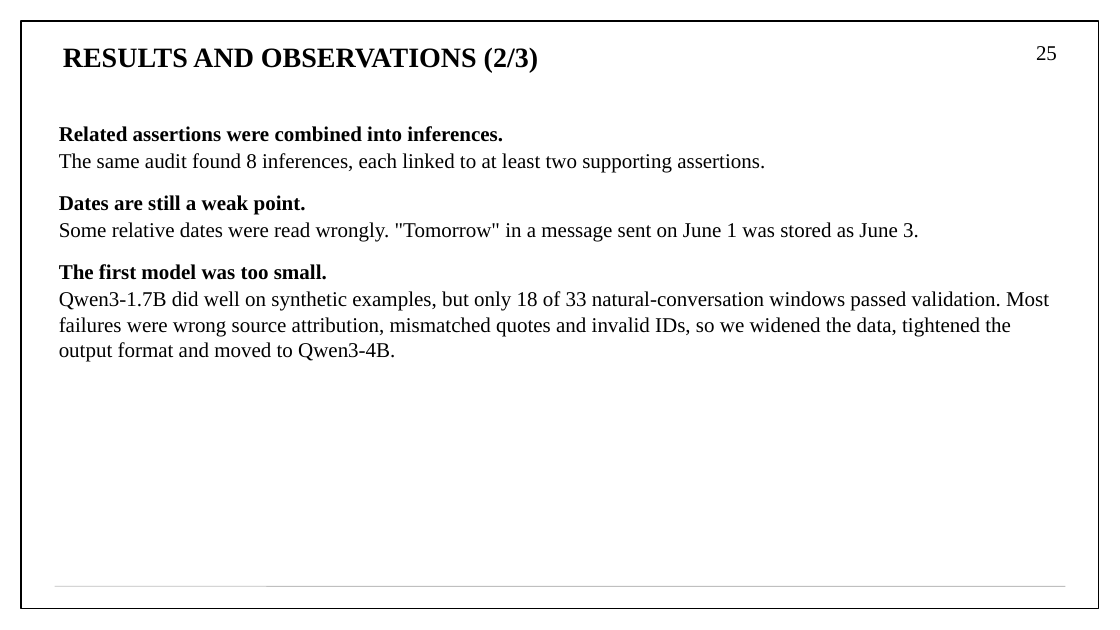
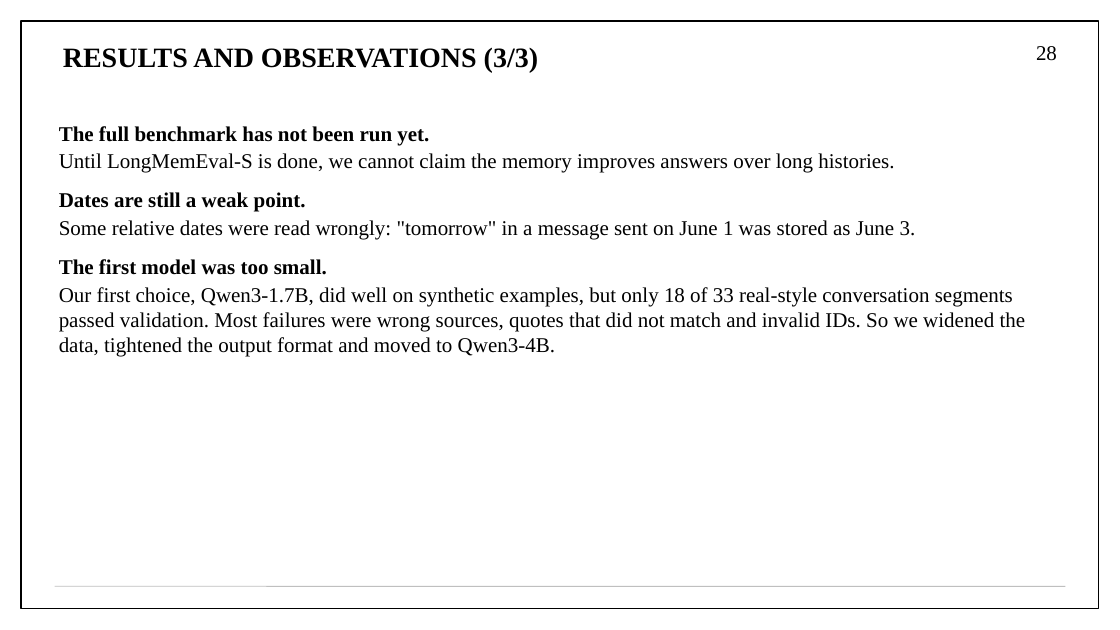
Before and after one commit to aryaniyaps/sdp-2026, a slide deck: slide 28 of P1_R2_13.pptx (slide 25 before the commit). Drawn at 1120x630 pixels with LibreOffice and Linux fonts; fonts in the diff are those of the drawing. Boxes give left, top, right and bottom in pixels: in the first picture for what was removed or moved away, otherwise in the second. Text is boxed around its words. In the diff, an @@ line names an element or a change of style, - is before the commit and + after.

Commit message:
Add a walkthrough and key terms to the review deck
The problem statement drops its example. A key-terms slide and the Maya
walkthrough now sit beside the architecture, the gaps are numbered and
the objectives point back to them, and each module and algorithm slide
links to the next. The results end with what is still missing, and a
short conclusion closes the deck. The text was rewritten after a
cold read for terms used before they were explained.

```diff
--- a/P1_R2_13.pptx
+++ b/P1_R2_13.pptx
@@ title at bbox=[63, 48, 538, 72]: text changed @@
-RESULTS AND OBSERVATIONS (2/3)
+RESULTS AND OBSERVATIONS (3/3)
@@ page number at bbox=[1036, 46, 1057, 61]: text changed @@
-25
+28
@@ text at bbox=[59, 126, 894, 173]: text changed @@
-Related assertions were combined into inferences.
-The same audit found 8 inferences, each linked to at least two supporting assertions.
+The full benchmark has not been run yet.
+Until LongMemEval-S is done, we cannot claim the memory improves answers over long histories.
@@ text at bbox=[59, 220, 916, 240]: text changed @@
-Some relative dates were read wrongly. "Tomorrow" in a message sent on June 1 was stored as June 3.
+Some relative dates were read wrongly: "tomorrow" in a message sent on June 1 was stored as June 3.
@@ text at bbox=[59, 287, 1026, 357]: text changed @@
-Qwen3-1.7B did well on synthetic examples, but only 18 of 33 natural-conversation windows passed validation. Most failures were wrong source attribution, mismatched quotes and invalid IDs, so we widened the data, tightened the output format and moved to Qwen3-4B.
+Our first choice, Qwen3-1.7B, did well on synthetic examples, but only 18 of 33 real-style conversation segments passed validation. Most failures were wrong sources, quotes that did not match and invalid IDs. So we widened the data, tightened the output format and moved to Qwen3-4B.
```
Also in this commit, not shown: 23 other slides changed, 4 slides added, 1 slide removed, 1 other file.
